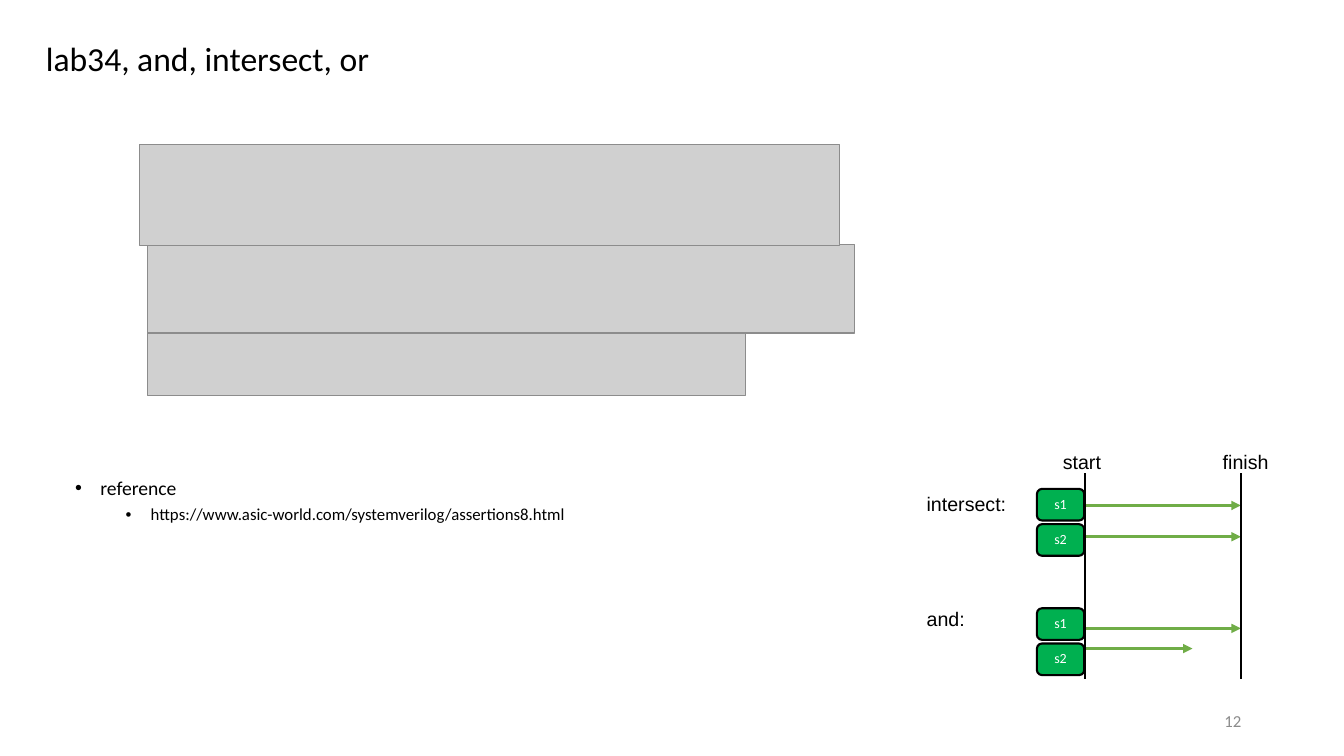
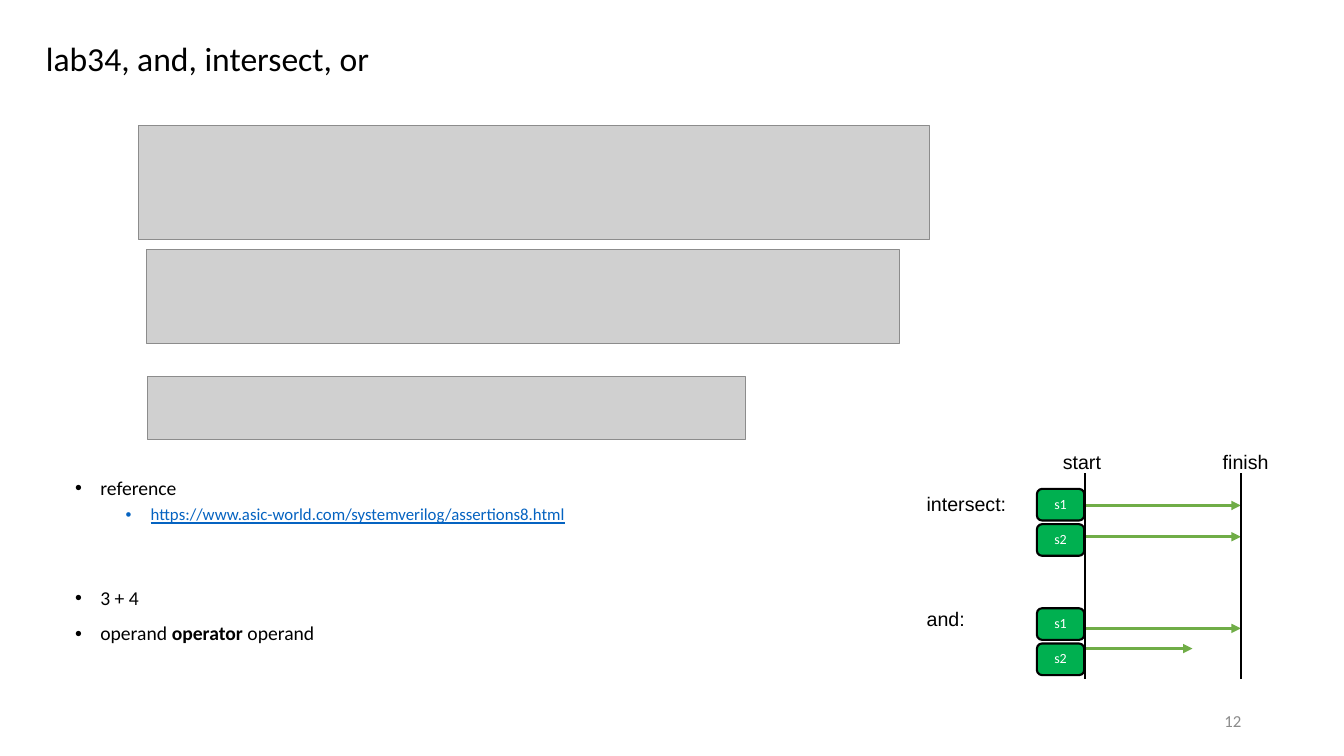
Before and after one commit to r06942072/study_sv, a slide deck: slide 12 of note.pptx. Drawn at 1344x756 pixels with LibreOffice and Linux fonts; fonts in the diff are those of the drawing; grey boxes stand for pictures. Boxes give left, top, right and bottom in pixels: in the first picture for what was removed or moved away, otherwise in the second. Text is boxed around its words. In the diff, an @@ line names an element or a change of style, - is before the commit and + after.

```diff
--- a/note.pptx
+++ b/note.pptx
@@ picture: place and size @@
-picture at bbox=[139, 144, 839, 245]
+picture at bbox=[139, 125, 930, 239]
@@ picture: place and size @@
-picture at bbox=[147, 244, 855, 333]
+picture at bbox=[146, 249, 899, 344]
@@ picture: place and size @@
-picture at bbox=[147, 333, 745, 395]
+picture at bbox=[147, 377, 745, 440]
@@ text at bbox=[151, 508, 565, 524]: text colour #000000 to #0563C1, underline on in "https://www.asic-world.com/systemverilog/assertions8.html" @@
@@ text at bbox=[100, 592, 314, 643]: paragraphs added @@
+• 3 + 4
+• operand operator operand
```
Also in this commit, not shown: 3 other files.
